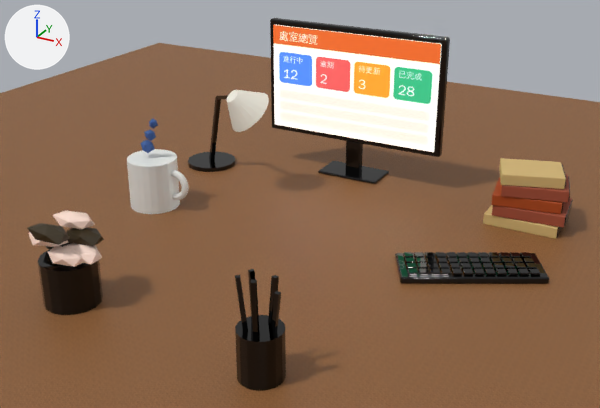
The glTF model public/models/env_admin.glb as it was, and as the next commit left it.
Both versions are drawn from a 50 mm lens placed at (42.9, -74.6, 35.4), pointed at (1.4, 0.8, -2.3). The lights are fixed; the arrows at upper left show +X, +Y and +Z. The picture after the commit comes second. Where no turn or scale is listed for an object, it has been applied to the vertices. Vertices at exactly the same position are counted once.

The older version as bpy lines, for what is in view:
```python
ob_env_book_b = bpy.data.objects.new('env_book_b', me_cube_057)
ob_env_book_b.location = (22.6, 22.0, -4.9)
ob_env_book_g = bpy.data.objects.new('env_book_g', me_cube_059)
ob_env_book_g.location = (22.0, 22.0, -4.9)
ob_env_book_r = bpy.data.objects.new('env_book_r', me_cube_055)
ob_env_book_r.location = (22.0, 22.0, -4.9)
ob_env_lamp_shade = bpy.data.objects.new('env_lamp_shade', me_cone)
ob_env_lamp_shade.location = (-14.0, 13.0, 3.9)
ob_env_leaf = bpy.data.objects.new('env_leaf', me_icosphere_004)
ob_env_leaf.location = (-14.19, -20.12, -1.22)
ob_env_leaf_dark = bpy.data.objects.new('env_leaf_dark', me_icosphere_003)
ob_env_leaf_dark.location = (-14.0, -19.78, -1.32)
ob_env_mug = bpy.data.objects.new('env_mug', me_cylinder)
ob_env_mug.location = (-20.88, 4.0, -5.25)
ob_env_pencil_y = bpy.data.objects.new('env_pencil_y', me_cube_066)
ob_env_pencil_y.location = (9.69, -22.01, -2.69)
ob_steam_steam = bpy.data.objects.new('steam_steam', me_icosphere)
ob_steam_steam.location = (-22.18, 4.0, 0.92)
# also in view: 'env_monitor_screen' at (-4.0, 25.3, 4.5); 'env_plastic_d' at (0.0, 2.4, 2.0); 'env_plastic_l' at (20.0, 6.0, -8.1); 'env_bigdesk' at (0.0, 0.0, -9.0); 'env_pot' at (-14.0, -20.0, -6.0)
```
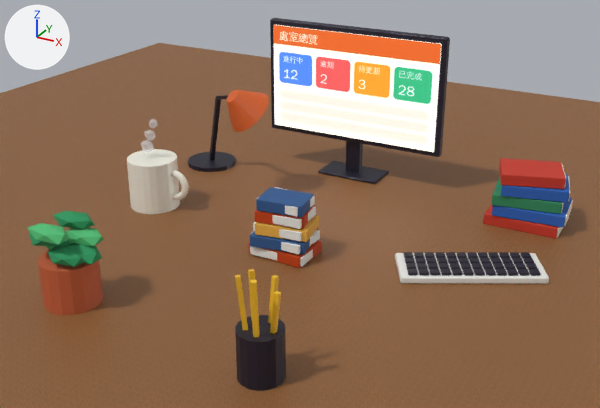
What differs and where, as boxes (x1, y1, x2, y2) in the pictures (600 x 408 px):
'env_cr_b2', added (blue): after (250, 187, 317, 255)
'env_white', added: after (250, 187, 320, 267)
'env_cr_b1', added (brown): after (248, 204, 322, 268)
'env_cr_b3', added (orange): after (255, 215, 319, 242)
part 1 of me_icosphere, surface changed: before (141, 119, 158, 153)
part 2 of me_cube_057, surface changed (brown to blue): (492, 174, 572, 227) in both
part 3 of me_cube_059, surface changed (brown to green): (492, 177, 563, 214) in both
part 4 of me_cube_055, surface changed (brown to red): (483, 158, 566, 239) in both
part 5 of me_cone, surface changed (white to orange): (227, 90, 269, 132) in both
part 6 of me_icosphere_004, surface changed (brown to green): (27, 223, 104, 249) in both
part 7 of me_icosphere_003, surface changed (beige to green): (28, 210, 102, 267) in both
part 8 of me_cube_066, surface changed (black to brown): (235, 269, 281, 337) in both
part 9 of me_cube_002, surface changed: (188, 18, 540, 391) in both
part 10 of me_cube_006, surface changed (lighter): (395, 253, 549, 284) in both
part 11 of me_cylinder_004, surface changed (black to brown): (37, 249, 103, 315) in both

The change, as a list of edits to the scene's bpy script:
```text
Change me_icosphere:
    where me_icosphere.from_pydata(...)  # 36 vertices, 60 faces; spans x -1.34..1.34, y -0.77..0.77, z -2.42..2.42
    me_icosphere part 1: texture (UV) coordinates of 60 of 60 faces, centred in x -1.17..1.27, y -0.68..0.66, z -2.06..2.18, changed; they spanned u 0.03..0.03, v 0.97..0.97 and now span u 0.02..0.02, v 0.98..0.98
Change me_cube_057:
    where me_cube_057.from_pydata(...)  # 112 vertices, 216 faces; spans x -4.53..4.53, y -3.77..3.77, z -2.15..2.15
    me_cube_057 part 2: texture (UV) coordinates of 216 of 216 faces, centred in x -4.52..4.52, y -3.76..3.76, z -2.15..2.15, changed; they spanned u 0.09..0.09, v 0.91..0.91 and now span u 0.05..0.05, v 0.95..0.95
Change me_cube_059:
    where me_cube_059.from_pydata(...)  # 56 vertices, 108 faces; spans x -4.52..4.52, y -3.65..3.65, z -0.7..0.7
    me_cube_059 part 3: texture (UV) coordinates of 108 of 108 faces, centred in x -4.51..4.51, y -3.64..3.64, z -0.7..0.7, changed; they spanned u 0.16..0.16, v 0.84..0.84 and now span u 0.08..0.08, v 0.92..0.92
Change me_cube_055:
    where me_cube_055.from_pydata(...)  # 112 vertices, 216 faces; spans x -4.5..4.5, y -3.84..3.84, z -3.6..3.6
    me_cube_055 part 4: texture (UV) coordinates of 216 of 216 faces, centred in x -4.5..4.5, y -3.84..3.84, z -3.6..3.6, changed; they spanned u 0.22..0.22, v 0.78..0.78 and now span u 0.11..0.11, v 0.89..0.89
Change me_cone:
    where me_cone.from_pydata(...)  # 40 vertices, 76 faces; spans x -2.25..3.63, y -1.81..3.63, z -3.45..1.95
    me_cone part 5: texture (UV) coordinates of 76 of 76 faces, centred in x -2.15..3.54, y -1.75..3.54, z -3.38..1.92, changed; they spanned u 0.41..0.41, v 0.59..0.59 and now span u 0.3..0.3, v 0.7..0.7
Change me_icosphere_004:
    where me_icosphere_004.from_pydata(...)  # 36 vertices, 60 faces; spans x -3.66..3.66, y -2.79..2.79, z -2.06..2.06
    me_icosphere_004 part 6: texture (UV) coordinates of 60 of 60 faces, centred in x -3.54..3.39, y -2.66..2.6, z -1.81..1.72, changed; they spanned u 0.47..0.47, v 0.53..0.53 and now span u 0.33..0.33, v 0.67..0.67
Change me_icosphere_003:
    where me_icosphere_003.from_pydata(...)  # 48 vertices, 80 faces; spans x -3.88..3.88, y -2.78..2.78, z -2.12..2.12
    me_icosphere_003 part 7: texture (UV) coordinates of 80 of 80 faces, centred in x -3.63..3.85, y -2.62..2.62, z -1.79..1.81, changed; they spanned u 0.53..0.53, v 0.47..0.47 and now span u 0.36..0.36, v 0.64..0.64
Change me_cube_066:
    where me_cube_066.from_pydata(...)  # 40 vertices, 60 faces; spans x -1.48..2.33, y -2.0..2.0, z -4.84..4.81
    me_cube_066 part 8: texture (UV) coordinates of 60 of 60 faces, centred in x -1.24..2.18, y -1.77..1.81, z -4.82..4.79, changed; they spanned u 0.72..0.72, v 0.28..0.28 and now span u 0.45..0.45, v 0.55..0.55
Change me_cube_002:
    where me_cube_002.from_pydata(...)  # 2932 vertices, 5644 faces; spans x -27.5..27.5, y -26.6..26.6, z -10.5..10.5
    me_cube_002 part 9: texture (UV) coordinates of 5644 of 5644 faces, centred in x -27.4..27.5, y -26.5..26.6, z -10.5..10.5, changed; they spanned u 0.78..0.78, v 0.22..0.22 and now span u 0.48..0.48, v 0.52..0.52
Change me_cube_006:
    where me_cube_006.from_pydata(...)  # 56 vertices, 108 faces; spans x -8.4..8.4, y -6.4..6.4, z -0.4..0.4
    me_cube_006 part 10: texture (UV) coordinates of 108 of 108 faces, centred in x -8.4..8.4, y -6.4..6.4, z -0.4..0.4, changed; they spanned u 0.84..0.84, v 0.16..0.16 and now span u 0.52..0.52, v 0.48..0.48
Change me_cylinder_004:
    where me_cylinder_004.from_pydata(...)  # 32 vertices, 60 faces; spans x -3.0..3.0, y -3.0..3.0, z -2.5..2.5
    me_cylinder_004 part 11: texture (UV) coordinates of 60 of 60 faces, centred in x -2.92..2.92, y -2.92..2.92, z -2.5..2.5, changed; they spanned u 0.91..0.91, v 0.09..0.09 and now span u 0.55..0.55, v 0.45..0.45
Add ob_env_white:
    ob_env_white = bpy.data.objects.new('env_white', me_cube_073)  # 280 vertices, 540 faces; spans x -3.39..3.45, y -2.59..2.59, z -3.41..3.41
    ob_env_white.location = (-0.01, 0.0, -4.88)
Add ob_env_cr_b3:
    ob_env_cr_b3 = bpy.data.objects.new('env_cr_b3', me_cube_076)  # 56 vertices, 108 faces; spans x -3.41..3.41, y -2.7..2.7, z -0.67..0.67
    ob_env_cr_b3.location = (0.2, -0.01, -4.88)
Add ob_env_cr_b2:
    ob_env_cr_b2 = bpy.data.objects.new('env_cr_b2', me_cube_074)  # 112 vertices, 216 faces; spans x -3.61..3.61, y -2.86..2.86, z -2.84..2.84
    ob_env_cr_b2.location = (-0.17, -0.19, -4.15)
Add ob_env_cr_b1:
    ob_env_cr_b1 = bpy.data.objects.new('env_cr_b1', me_cube_072)  # 112 vertices, 216 faces; spans x -3.61..3.6, y -2.74..2.67, z -2.84..2.84
    ob_env_cr_b1.location = (-0.1, 0.05, -5.6)
```
